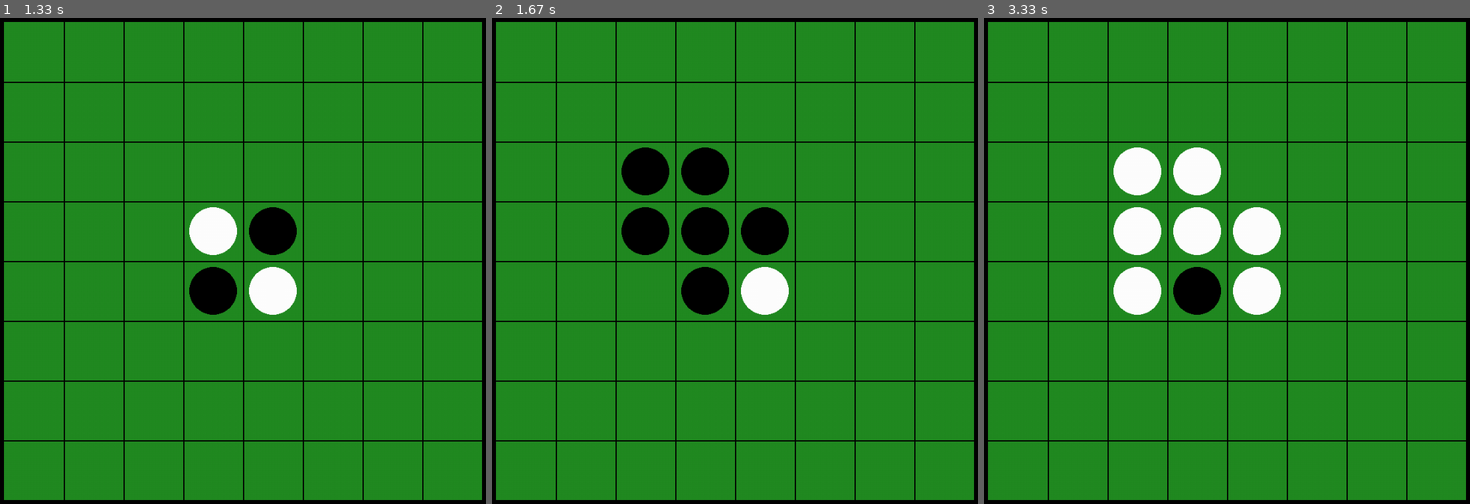
Above: before the commit, frames 1-3 (left to right).
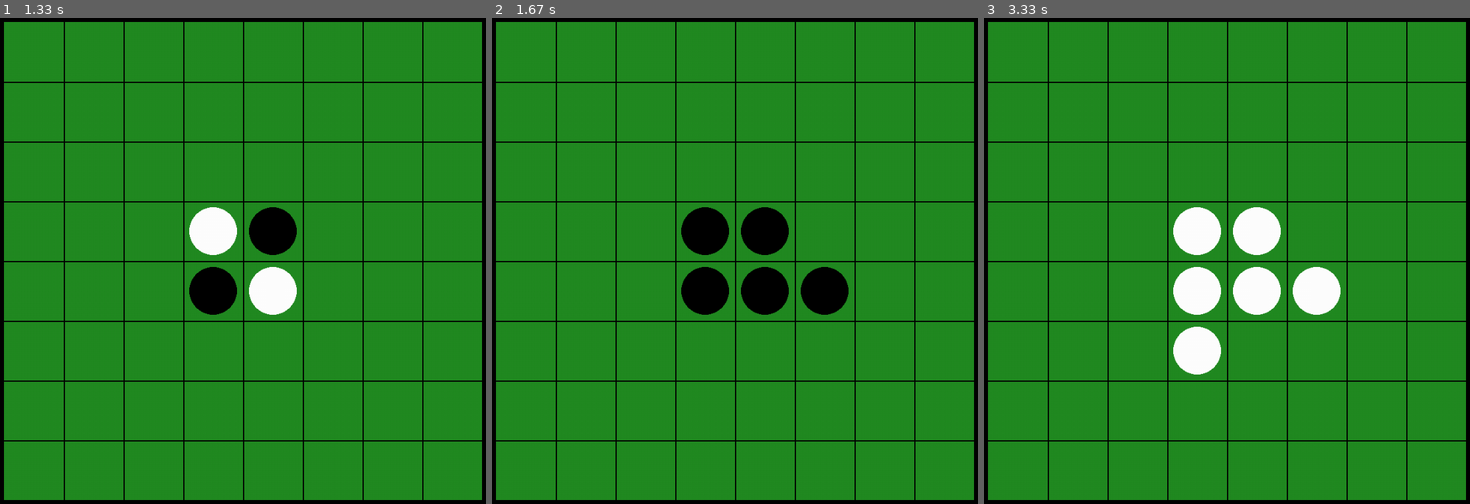
Above: after the commit, the same moments.

Repository: luiss-23/ProyOthello
Game: pygame game, started from Othello.py
Same seed, same stepped clock (60 frames per second), same inputs: the game is played once before the commit and once after it.
Inputs (mouse positions are in pixels of both pictures, inside the frame that each line leads up to):
- Up to frame 1 (1.33 s): type "1 (at the terminal prompt)" at 0 s; type "1 (at the terminal prompt)" at 0 s; click (432, 246) at 0.38 s; click (58, 173) at 0.85 s; move the mouse to (311, 314) at 1.17 s
- Up to frame 2 (1.67 s): click (803, 314) at 1.45 s
- Up to frame 3 (3.33 s): move the mouse to (1236, 61) at 1.87 s; click (1236, 61) at 2.22 s; move the mouse to (1227, 333) at 2.7 s; click (1227, 333) at 3.12 s

Frame 1 is identical in both runs. In frame 2, 3.8% of the frame differs, in the area x 26-74%, y 26-62%; in frame 3, 5.4%, in the area x 26-74%, y 26-74%.

Commit message:
no consigo el mamaguevo error

Diff:
--- a/Othello.py
+++ b/Othello.py
@@ -104,7 +104,7 @@
 			for b in range (0,8):
 				B[a][b] = A[a][b]
 		consumo(B, i, j,turneto)
-		reflejarJugada(B,i,j,turneto)
+		reflejarJugada(B, i, j, turneto)
 		for a in range (0,8):
 			for b in range (0,8):
 				if a == i and b == j:
@@ -270,10 +270,10 @@
 		pass
 
 def quedanFichas(F:int,R:int)->bool:
-	if F-R==0:
-		quedan=False
-	elif F-R!=0:
-		quedan=True
+	if F - R == 0:
+		quedan = False
+	elif F - R != 0:
+		quedan = True
 	return quedan
 
 def consumo(A:[int], i:int, j:int, turno:int) -> 'void':
@@ -333,8 +333,8 @@
 				print("Debe seleccionar una casilla dentro del tablero")
 			elif row != -1 and col != -1:
 				F, C = row, col
-				centerX = ((col) * 100) + 50
-				centerY = ((row) * 100) + 50
+				centerX = ((col) * 100) + 150
+				centerY = ((row) * 100) + 150
 
 				if Turno == 1:
 					color = BLACK
@@ -353,20 +353,20 @@
 								color == BLACK
 								row = i
 								col = j
-								centerX = ((col) * 100) + 50
-								centerY = ((row) * 100) + 50
+								centerX = ((col) * 100) + 150
+								centerY = ((row) * 100) + 150
 								pygame.draw.circle(window, color, (centerX,centerY), 40)
 							elif Tablero[i][j] == 2:
 								color == WHITE
 								row = i
 								col = j
-								centerX = ((col) * 100) + 50
-								centerY = ((row) * 100) + 50
+								centerX = ((col) * 100) + 150
+								centerY = ((row) * 100) + 150
 								pygame.draw.circle(window, color, (centerX,centerY), 40)
 							else:
 								pass
 			else:
 				print('La jugada introducida no es valida, intente nuevamente')
-			print(event)
 			pygame.display.update()
+
 	clock.tick(5)
